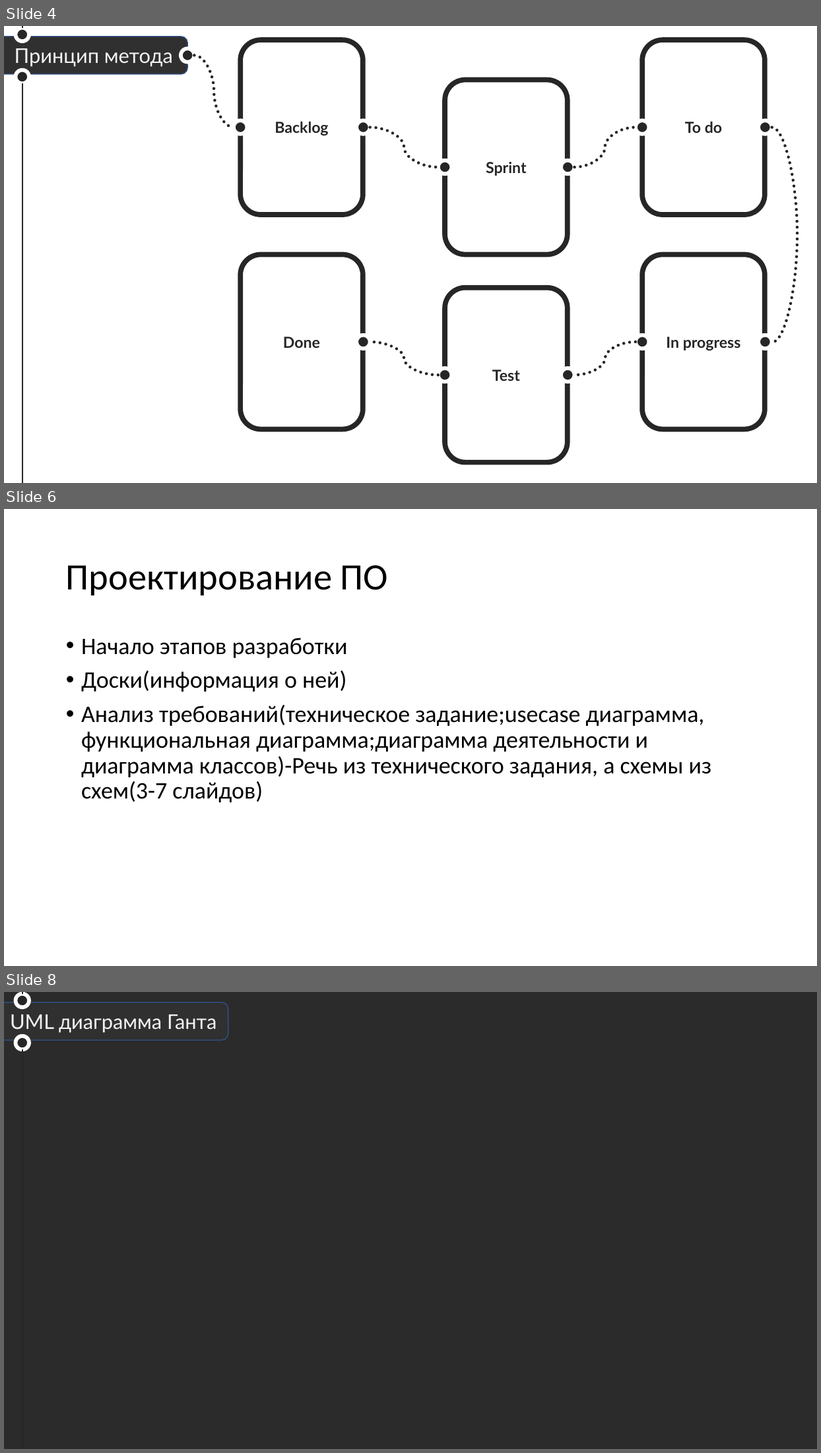
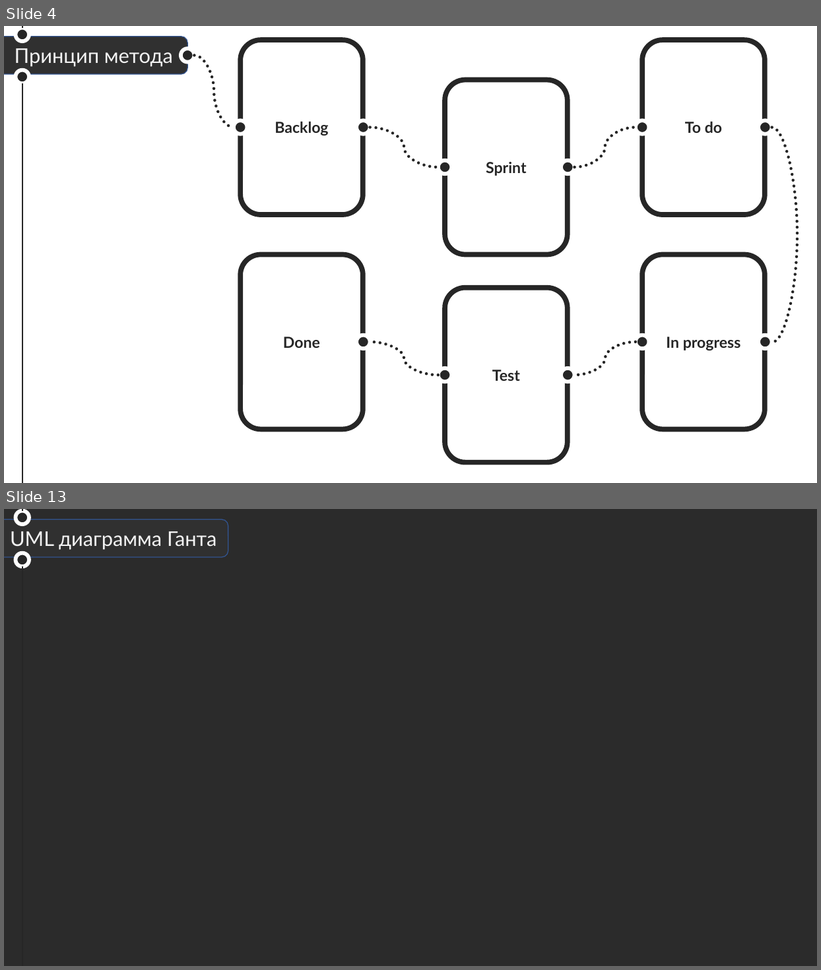
Before and after one commit to AigizIskuzhin/WriteMe, a slide deck: Documentation/Presentations/Презентация по веб-приложению.pptx. Shown one above the other, each under a label of ours: slides 4, 6 and 8 before the commit, slides 4 and 13 after it; the slides between them are not shown. The pictures are 821x1453 and 821x970 pixels, drawn with LibreOffice and Linux fonts; fonts in the diff are those of the drawing; background and template pictures are left out; a plain dark background stands for a picture behind light text. Boxes give left, top, right and bottom in pixels: in the first picture for what was removed or moved away, otherwise in the second. Text is boxed around its words. In the diff, an @@ line names an element or a change of style, - is before the commit and + after.

```diff
--- a/Documentation/Presentations/Презентация по веб-приложению.pptx
+++ b/Documentation/Presentations/Презентация по веб-приложению.pptx
@@ slide 6 removed at bbox=[4, 509, 817, 966], background #FFFFFF @@
@@ title removed at bbox=[66, 565, 388, 595] @@
-Проектирование ПО
@@ text removed at bbox=[81, 638, 712, 803] @@
-• Начало этапов разработки
-• Доски(информация о ней)
-• Анализ требований(техническое задание;usecase диаграмма, функциональная диаграмма;диаграмма деятельности и диаграмма классов)-Речь из технического задания, а схемы из схем(3-7 слайдов)
@@ what was slide 8 is now slide 13 @@
```
Also in this commit, not shown: 7 slides added, 1 other slide removed.
